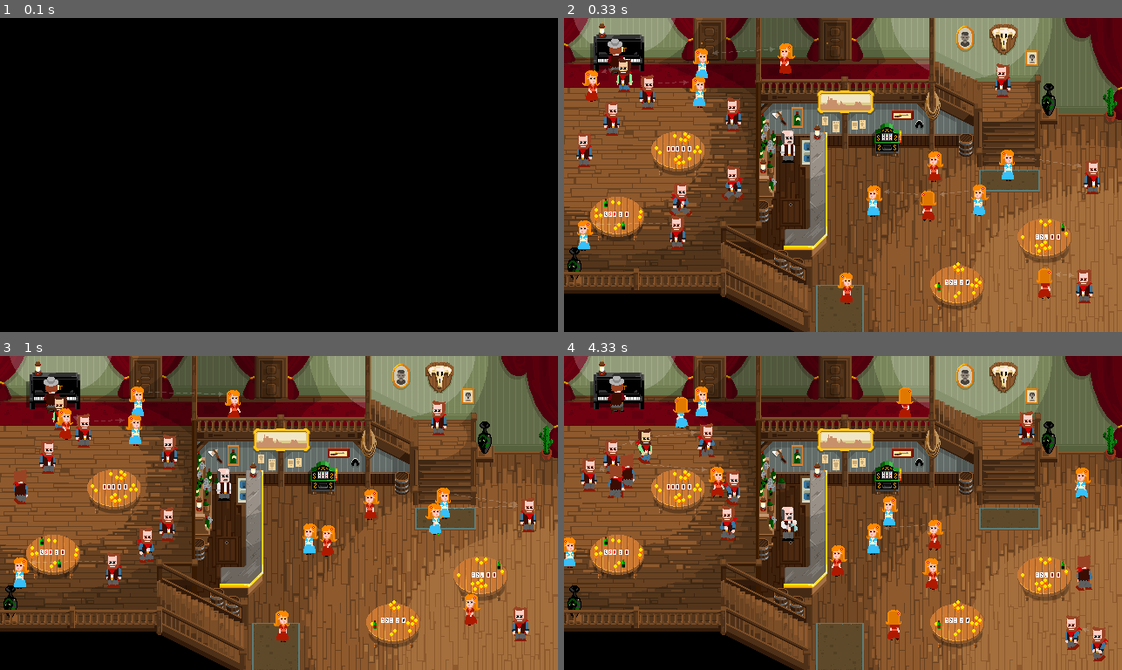
Above: before the commit, frames 1-4 (two rows, left to right).
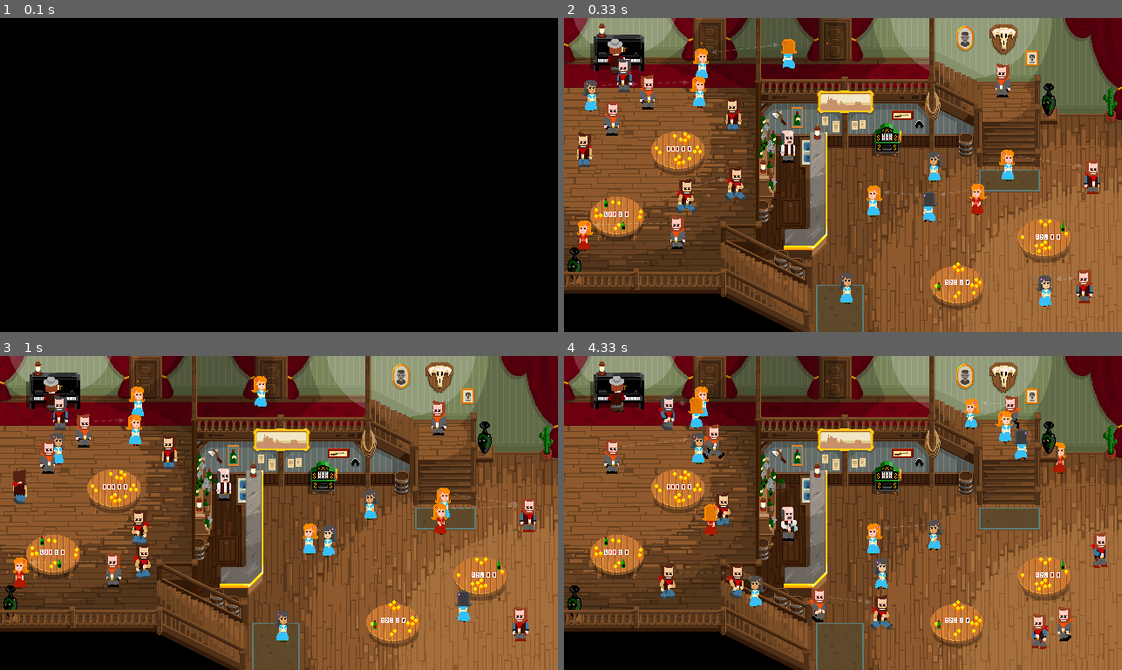
Above: after the commit, the same moments.

Repository: yboog/ragtime-rumble
Game: pygame game, started from drunkparanoia/drunkparanoia/__main__.py
The game is run twice, just before and just after one commit, with the same random seed, the same clock (stepped at 60 frames per second) and the same inputs.
Inputs:
- Up to frame 1 (0.1 s): no input
- Up to frame 2 (0.33 s): no input
- Up to frame 3 (1 s): no input
- Up to frame 4 (4.33 s): no input

Frame 1 is identical in both runs. In frame 2, 3.4% of the frame differs, in the area x 2-93%, y 6-92%; in frame 3, 3.7%; in frame 4, 8.2%, in the area x 0-98%, y 10-98%.

Commit message:
Global IA improvment

Diff:
--- a/drunkparanoia/drunkparanoia/character.py
+++ b/drunkparanoia/drunkparanoia/character.py
@@ -3,9 +3,10 @@
 from drunkparanoia.config import (
     DIRECTIONS, SPEED, COUNTDOWNS, HOLDABLE_ANIMATIONS)
 from drunkparanoia.config import LOOPING_ANIMATIONS, CHARACTER_STATUSES
-from drunkparanoia.coordinates import Coordinates, get_box, distance
+from drunkparanoia.coordinates import Coordinates, get_box
 from drunkparanoia.io import play_sound
-from drunkparanoia.pathfinding import shortest_path, points_to_direction
+from drunkparanoia.pathfinding import shortest_path
+from drunkparanoia.pilot import SmoothPathPilot, HardPathPilot
 
 
 class Character:
@@ -22,9 +23,7 @@
             COUNTDOWNS.VOMIT_MIN, COUNTDOWNS.VOMIT_MAX)
         self.status = CHARACTER_STATUSES.FREE
         self.duel_target = None
-        self.ghost = None
-        self.path = None
-        self.hardpath = None
+        self.pilot = None
         self.buffer_interaction_zone = None
         self.buffer_animation = None
         self.interacting_zone = None
@@ -84,6 +83,52 @@
             COUNTDOWNS.VOMIT_MIN, COUNTDOWNS.VOMIT_MAX)
         self.status = CHARACTER_STATUSES.STUCK
 
+    def evaluate_out(self):
+        conditions = (
+            self.spritesheet.animation_is_done and
+            self.buffer_animation)
+        if conditions:
+            self.spritesheet.index = 0
+            self.spritesheet.animation = self.buffer_animation
+            self.buffer_animation = None
+            next(self.spritesheet)
+            return
+        conditions = (
+            self.spritesheet.animation_is_done and
+            self.spritesheet.animation in HOLDABLE_ANIMATIONS)
+        if conditions:
+            return
+        next(self.spritesheet)
+
+    def evaluate_stuck(self):
+        if self.spritesheet.animation_is_done:
+            if self.spritesheet.animation == 'vomit':
+                pos = self.render_position
+                flipped = self.direction in DIRECTIONS.FLIPPED
+                self.scene.create_vfx('vomit', pos, flipped)
+            if self.pilot and self.scene.inclination_at(self.coordinates.position):
+                self.status = CHARACTER_STATUSES.AUTOPILOT
+            else:
+                self.status = CHARACTER_STATUSES.FREE
+            self.stop()
+        next(self.spritesheet)
+        return
+
+    def evaluate_interacting(self):
+        if self.spritesheet.animation_is_done:
+            match self.spritesheet.animation:
+                case 'call':
+                    self.spritesheet.animation = 'smoke'
+                case 'death':
+                    self.spritesheet.animation = 'coma'
+                    self.status = CHARACTER_STATUSES.OUT
+                case _:
+                    if self.spritesheet.animation not in LOOPING_ANIMATIONS:
+                        self.set_free()
+            self.spritesheet.index = 0
+            return
+        next(self.spritesheet)
+
     def __next__(self):
         if self.vomit_count_down <= 0:
             self.vomit()
@@ -95,50 +140,13 @@
                 return self.autopilot()
 
             case CHARACTER_STATUSES.OUT:
-                conditions = (
-                    self.spritesheet.animation_is_done and
-                    self.buffer_animation)
-                if conditions:
-                    self.spritesheet.index = 0
-                    self.spritesheet.animation = self.buffer_animation
-                    self.buffer_animation = None
-                    next(self.spritesheet)
-                    return
-                conditions = (
-                    self.spritesheet.animation_is_done and
-                    self.spritesheet.animation in HOLDABLE_ANIMATIONS)
-                if conditions:
-                    return
-                next(self.spritesheet)
-                return
+                return self.evaluate_out()
 
             case CHARACTER_STATUSES.STUCK:
-                if self.spritesheet.animation_is_done:
-                    if self.spritesheet.animation == 'vomit':
-                        pos = self.render_position
-                        flipped = self.direction in DIRECTIONS.FLIPPED
-                        self.scene.create_vfx('vomit', pos, flipped)
-                    self.status = CHARACTER_STATUSES.FREE
-                    self.stop()
-                next(self.spritesheet)
-                return
+                return self.evaluate_stuck()
 
             case CHARACTER_STATUSES.INTERACTING:
-                if self.spritesheet.animation_is_done:
-                    match self.spritesheet.animation:
-                        case 'call':
-                            self.spritesheet.animation = 'smoke'
-                        case 'death':
-                            self.spritesheet.animation = 'coma'
-                            self.status = CHARACTER_STATUSES.OUT
-                        case _:
-                            looping = LOOPING_ANIMATIONS
-                            if self.spritesheet.animation not in looping:
-                                self.set_free()
-                    self.spritesheet.index = 0
-                    return
-                next(self.spritesheet)
-                return
+                return self.evaluate_interacting()
 
             case CHARACTER_STATUSES.DUEL_ORIGIN:
                 if self.spritesheet.animation_is_done:
@@ -160,7 +168,11 @@
         self.eval_animation()
 
     def set_free(self):
-        self.status = CHARACTER_STATUSES.FREE
+        inclination = self.scene.inclination_at(self.coordinates.position)
+        if self.pilot and inclination:
+            self.status = CHARACTER_STATUSES.AUTOPILOT
+        else:
+            self.status = CHARACTER_STATUSES.FREE
         self.spritesheet.animation = 'idle'
         self.spritesheet.index = 0
         if self.interacting_zone:
@@ -228,12 +240,17 @@
         self.scene.kill_message(self, target)
 
     def release_duel(self):
-        if self.duel_target:
-            self.duel_target.spritesheet.animation = 'idle'
-            self.duel_target.spritesheet.index = 0
-            self.duel_target.status = CHARACTER_STATUSES.FREE
-            self.duel_target.duel_target = None
-            self.duel_target = None
+        target = self.duel_target
+        if target:
+            target.spritesheet.animation = 'idle'
+            target.spritesheet.index = 0
+            status = (
+                CHARACTER_STATUSES.AUTOPILOT if target.pilot
+                else CHARACTER_STATUSES.FREE)
+            target.status = status
+            target.duel_target = None
+            target = None
+        self.duel_target = None
         self.status = CHARACTER_STATUSES.INTERACTING
         self.spritesheet.animation = 'smoke'
         self.spritesheet.index = 0
@@ -247,15 +264,20 @@
             self.spritesheet.animation = 'call'
             self.spritesheet.index = 0
             self.duel_target = target
-            self.path = None
-            self.hardpath = None
+            position = self.coordinates.position
+            inclination = self.scene.inclination_at(position)
+            if not inclination:
+                self.pilot = None
             target.stop()
             target.status = CHARACTER_STATUSES.DUEL_TARGET
             target.spritesheet.animation = 'suspicious'
             target.spritesheet.index = 0
             target.aim(self)
             target.duel_target = self
-            target.path = None
+            position = target.coordinates.position
+            inclination = self.scene.inclination_at(position)
+            if not inclination:
+                target.pilot = None
             target.hardpath = None
             play_sound('resources/sounds/woosh.wav')
             return
@@ -274,13 +296,13 @@
 
     def go_to(self, position, zone=None):
         self.status = CHARACTER_STATUSES.AUTOPILOT
-        self.ghost = None
-        self.path = shortest_path(self.coordinates.position, position.copy())
+        path = shortest_path(self.coordinates.position, position.copy())
+        self.pilot = HardPathPilot(self, path)
         self.buffer_interaction_zone = zone
 
     def end_autopilot(self):
         self.stop()
-        self.ghost = None
+        self.pilot = None
         zone = self.buffer_interaction_zone
         if zone and not zone.busy:
             self.spritesheet.animation = zone.action
@@ -292,38 +314,11 @@
         else:
             self.status = CHARACTER_STATUSES.FREE
         self.buffer_interaction_zone = None
+        return
+
+    def autopilot(self):
+        try:
+            next(self.pilot)
+        except StopIteration:
+            self.end_autopilot()
         self.eval_animation()
-        return
-
-    def autopilot(self):
-        if not self.path: # and not self.hardpath:
-            self.end_autopilot()
-            return
-
-        current = self.coordinates.position
-        direction = points_to_direction(current, self.path[0])
-        self.direction = direction or self.direction
-        self.accelerate()
-        self.offset()
-
-        if not self.ghost:
-            if self.speed == 0:
-                self.path.pop(0)
-            self.ghost = self.coordinates.position
-            self.eval_animation()
-            return
-        elif self.ghost == self.coordinates.position:
-            self.end_autopilot()
-            self.path = None
-            self.hardpath = None
-            return
-
-        dist1 = distance(self.ghost, self.path[0])
-        dist2 = distance(self.coordinates.position, self.path[0])
-        if dist1 < dist2:
-            self.coordinates.position = self.path.pop(0)[:]
-            self.ghost = self.coordinates.position
-            self.eval_animation()
-            return
-        self.ghost = self.coordinates.position
-        self.eval_animation()
--- a/drunkparanoia/drunkparanoia/config.py
+++ b/drunkparanoia/drunkparanoia/config.py
@@ -23,9 +23,10 @@
 HOLDABLE_ANIMATIONS = ['call', 'death', 'coma']
 SMOOTH_PATH_SELECTION_RADIUS = 50
 HARD_PATH_SELECTION_RADIUS = 25
-SMOOTH_PATH_USAGE_PROBABILITY = 2
+SMOOTH_PATH_USAGE_PROBABILITY = 4
+HARD_PATH_USAGE_PROBABILITY = 4
 MAX_MESSAGES = 3
-VARIANTS_COUNT = 2
+VARIANTS_COUNT = 6
 
 
 class DUEL:
--- a/drunkparanoia/drunkparanoia/coordinates.py
+++ b/drunkparanoia/drunkparanoia/coordinates.py
@@ -17,12 +17,8 @@
 
     def shift(self, direction, speed, inclination):
         vector = list(DIRECTION_TO_VECTOR[direction])
-        if vector[0] != 0 and vector[1] != 0:
-            # This is the vector(1, 1) lenght to ensure the character doesn't
-            # go faster in diagonal than straight directions.
-            speed /= 1.41421
         vector[1] = vector[1] + (inclination * vector[0])
-        return self.x + vector[0] * speed, self.y + vector[1] * speed
+        return offset_point((self.x, self.y), vector, speed)
 
     def distance_to(self, coordinates):
         return distance(self.position, coordinates.position)
@@ -78,3 +74,12 @@
     path = Path(path)
     path2 = Path([tl, tr, bl, br])
     return path.intersects_path(path2)
+
+
+def norm(vector):
+    return [n / math.sqrt(vector[0]**2 + vector[1]**2) for n in vector]
+
+
+def offset_point(point, vector, distance):
+    v_norm = norm(vector)
+    return [point[0] + distance * v_norm[0], point[1] + distance * v_norm[1]]
--- a/drunkparanoia/drunkparanoia/npc.py
+++ b/drunkparanoia/drunkparanoia/npc.py
@@ -6,11 +6,13 @@
     HARD_PATH_SELECTION_RADIUS)
 from drunkparanoia.io import (
     choice_death_sentence, choice_random_name, load_data)
-from drunkparanoia.config import CHARACTER_STATUSES, SPEED
+from drunkparanoia.config import (
+    CHARACTER_STATUSES, SPEED, HARD_PATH_USAGE_PROBABILITY)
 from drunkparanoia.coordinates import Coordinates
 from drunkparanoia.pathfinding import (
     shortest_path, smooth_path_to_path, equilateral_path, filter_close_paths,
     points_to_direction, distance, choice_destination)
+from drunkparanoia.pilot import SmoothPathPilot, HardPathPilot
 from drunkparanoia.sprite import SpriteSheet
 
 
@@ -88,9 +90,7 @@
             proba = COUNTDOWNS.COOLDOWN_PROBABILITY
             do_pause = random.randrange(0, proba) == 0
             if do_pause:
-                self.character.path = None
-                self.character.hardpath = None
-                self.character.ghost = None
+                self.character.pilot = None
                 self.is_cooling_down = True
                 self.cool_down = random.randrange(
                     COUNTDOWNS.COOLDOWN_MIN, COUNTDOWNS.COOLDOWN_MAX)
@@ -110,13 +110,13 @@
             self.is_cooling_down = False
             self.character.status = CHARACTER_STATUSES.AUTOPILOT
             self.character.ghost = None
-            result = self.look_for_hard_path()
-            if result[0]:
-                self.character.path = result[0]
-                self.character.hardpath = result[1]
+            path = self.look_for_hard_path()
+            if path:
+                pilot = HardPathPilot(self.character, path)
             else:
-                self.character.path = self.build_path()
-            self.character.autopilot()
+                pilot = SmoothPathPilot(self.character, self.build_path())
+            self.character.pilot = pilot
+            self.character.status = CHARACTER_STATUSES.AUTOPILOT
             next(self.character)
             return
 
@@ -126,20 +126,17 @@
         next(self.character)
 
     def look_for_hard_path(self):
-        if not random.choice((False, True)):
-            return False, None
+        if not random.choice(range(HARD_PATH_USAGE_PROBABILITY)):
+            return None
         position = self.character.coordinates.position
         paths = filter_close_paths(
-            position, self.scene.smooth_paths,
+            position, self.scene.hard_paths,
             HARD_PATH_SELECTION_RADIUS)
         if not paths:
-            return False, None
-        hard_path = random.choice(paths)
-
-        functions = [shortest_path] * 2 + [equilateral_path]
-        func = random.choice(functions)
-        path = func(position, hard_path[0])
-        return path, hard_path
+            return
+        path = random.choice(paths)
+        pre_path = shortest_path(self.character.coordinates.position, path[0])
+        return pre_path + path
 
     def build_path(self):
         position = self.character.coordinates.position
--- a/drunkparanoia/drunkparanoia/pathfinding.py
+++ b/drunkparanoia/drunkparanoia/pathfinding.py
@@ -1,6 +1,14 @@
 import random
-from drunkparanoia.config import HAT_TO_DIRECTION
-from drunkparanoia.coordinates import distance, get_box, point_in_rectangle
+from drunkparanoia.config import HAT_TO_DIRECTION, DIRECTIONS
+from drunkparanoia.coordinates import (
+    distance, get_box, point_in_rectangle, norm)
+
+
+def vector_to_direction(vector):
+    x, y = norm(vector)
+    x = round(x)
+    y = round(y)
+    return HAT_TO_DIRECTION.get((x, y), DIRECTIONS.RIGHT)
 
 
 def points_to_direction(p1, p2):
@@ -8,7 +16,7 @@
     x = -1 if x > 0 else 1 if x < 0 else 0
     y = round(p1[1] - p2[1], 1)
     y = -1 if y > 0 else 1 if y < 0 else 0
-    return HAT_TO_DIRECTION.get((x, y))
+    return HAT_TO_DIRECTION.get((x, y), DIRECTIONS.RIGHT)
 
 
 def equilateral_path(origin, dst):
@@ -74,6 +82,12 @@
     return [intermediate, dst]
 
 
+def seg_to_vector(p1, p2):
+    vector = p2[0] - p1[0], p2[1] - p1[1]
+    divisor = max([abs(vector[0]), abs(vector[1])])
+    return vector[0] / divisor, vector[1] / divisor
+
+
 def choice_destination(scene, position, box):
     limit = 0
     while True:
@@ -96,7 +110,7 @@
     return pos
 
 
-def choce_destination_from(targets, point):
+def choice_destination_from(targets, point):
     targets = [
         t for t in targets if point_in_rectangle(point, *t['origin'])]
 
--- /dev/null
+++ b/drunkparanoia/drunkparanoia/pilot.py
@@ -0,0 +1,65 @@
+from drunkparanoia.pathfinding import (
+    distance, points_to_direction, shortest_path, seg_to_vector,
+    vector_to_direction)
+from drunkparanoia.coordinates import offset_point
+
+
+class HardPathPilot:
+
+    def __init__(self, character, path):
+        self.path = path
+        self.character = character
+
+    def __next__(self):
+        if not self.path:
+            raise StopIteration
+
+        destination = self.path[0]
+        origin = self.character.coordinates.position[:]
+        if list(origin) == list(destination):
+            self.path.pop(0)
+            return
+
+        self.character.accelerate()
+        vector = seg_to_vector(origin, destination)
+        speed = self.character.speed
+        step = offset_point(self.character.coordinates.position, vector, speed)
+        self.character.coordinates.position = step
+
+        inclination = self.character.scene.inclination_at(step)
+        direction_vector = vector[0] - inclination, vector[1]
+        direction = vector_to_direction(direction_vector)
+        self.character.direction = direction
+        dist1 = distance(origin, self.path[0])
+        dist2 = distance(self.character.coordinates.position, self.path[0])
+        if dist1 < dist2:
+            self.character.coordinates.position = self.path.pop(0)[:]
+            return
+
+
+class SmoothPathPilot:
+    def __init__(self, character, path):
+        self.character = character
+        self.path = path
+
+    def __next__(self):
+        if not self.path:
+            raise StopIteration
+
+        origin = self.character.coordinates.position[:]
+        direction = points_to_direction(origin, self.path[0])
+        self.character.direction = direction or self.character.direction
+        self.character.accelerate()
+        self.character.offset()
+
+        if origin == self.character.coordinates.position:
+            raise StopIteration
+
+        dist1 = distance(origin, self.path[0])
+        dist2 = distance(self.character.coordinates.position, self.path[0])
+        if dist1 < dist2:
+            # TODO: This line lead IP's. If the pop is not assigned,
+            # the character is shaking.
+            position = self.path.pop(0)[:]
+            if self.path:
+                self.character.coordinates.position = position
--- a/drunkparanoia/drunkparanoia/render.py
+++ b/drunkparanoia/drunkparanoia/render.py
@@ -5,7 +5,8 @@
 from drunkparanoia.config import LOOP_STATUSES
 from drunkparanoia.scene import column_to_group, get_score_data
 from drunkparanoia.character import Character
-from drunkparanoia.pathfinding import distance
+from drunkparanoia.pathfinding import distance, seg_to_vector
+from drunkparanoia.pilot import SmoothPathPilot
 
 
 KILL_MESSAGE_SCREEN_PADDING = 10
@@ -252,15 +253,23 @@
         print(img, get_image(img))
         raise
     ### RENDER PATHS
-    # if isinstance(element, Character):
-    #     if element.path:
-    #         last = None
-    #         for point in [element.coordinates.position] + element.path:
-    #             draw_rect(screen, (point[0], point[1], 2, 2))
-    #             if last:
-    #                 pygame.draw.line(screen, (255, 255, 0), last, point, 2)
-    #             last = point
-
+    # condition = (
+    #     isinstance(element, Character) and
+    #     element.pilot and
+    #     element.pilot.path)
+    # if condition:
+    #     if isinstance(element.pilot, SmoothPathPilot):
+    #         color = (255, 255, 0)
+    #     else:
+    #         color = (0, 0, 255)
+    #     last = None
+    #     for point in [element.coordinates.position] + element.pilot.path:
+    #         draw_rect(screen, (point[0], point[1], 2, 2))
+    #         if last:
+    #             pygame.draw.line(screen, color, last, point, 2)
+    #         last = point
+    #  COLLIDER
+    # if hasattr(element, 'screen_box'):
     #     draw_rect(screen, element.screen_box, alpha=125)
 
 
@@ -295,19 +304,13 @@
     pygame.draw.polygon(surface, color, [(p2[0], p2[1]), (x1, y1), (x2, y2)])
 
 
-def seg_to_vector(p1, p2):
-    vector = p1[0] - p2[0], p1[1] - p2[1]
-    divisor = max([abs(vector[0]), abs(vector[1])])
-    return vector[0] / divisor, vector[1] / divisor
-
-
 def draw_dashed_line(surface, color, p1, p2, width=1, dash_length=4):
     dist = distance(p1, p2)
     if dist < dash_length:
         pygame.draw.line(surface, color, p1, p2, width)
         return
 
-    vector = [-n * dash_length for n in seg_to_vector(p1, p2)]
+    vector = [n * dash_length for n in seg_to_vector(p1, p2)]
     start_point = p1
     draw = True
     while True:
--- a/drunkparanoia/resources/scenes/saloon.json
+++ b/drunkparanoia/resources/scenes/saloon.json
@@ -2524,7 +2524,7 @@
     {
       "action": "order",
       "target": [
-        300,
+        310,
         null
       ],
       "busy": false,
